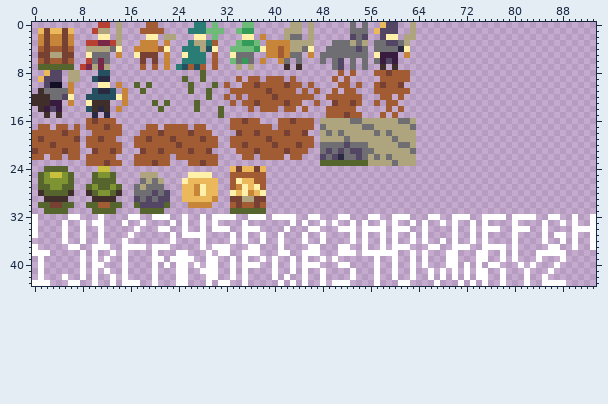
Two states of a sprite sheet, public/i.png. Above is the file before it was changed.
The file is 94x44 pixels.
New version:
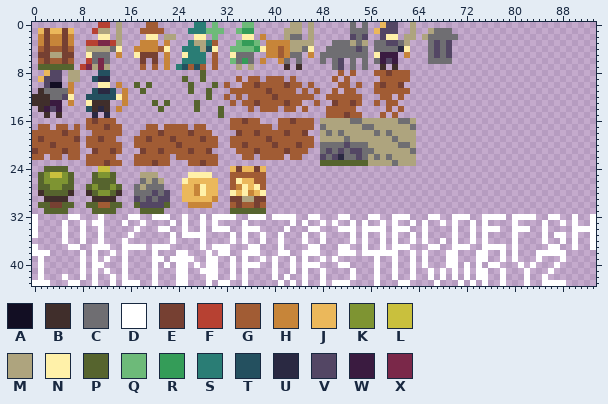
Palette (. is transparent): A #120e23  B #402e2b  C #6f6e72  D #ffffff  E #764032  F #b74132  G #a15c34  H #c78539  J #ebb85b  K #7e9432  L #c9c03d  M #aea47e  N #fff1a9  P #56642e  Q #6dba79  R #349c58  S #2a7d75  T #24505f  U #2a2942  V #534664  W #3a1b40  X #7a2849
The edit:
The author put colour C in row 1 at x 67 to 69; in row 2 at x 66 to 70; in rows 3 to 5 at x 66 and 68; in row 6 at x 66 to 69.
The author put colour M in row 1 at x 66; in row 2 at x 65.
The author put colour V in rows 3 to 5 at x 67 and 69.
